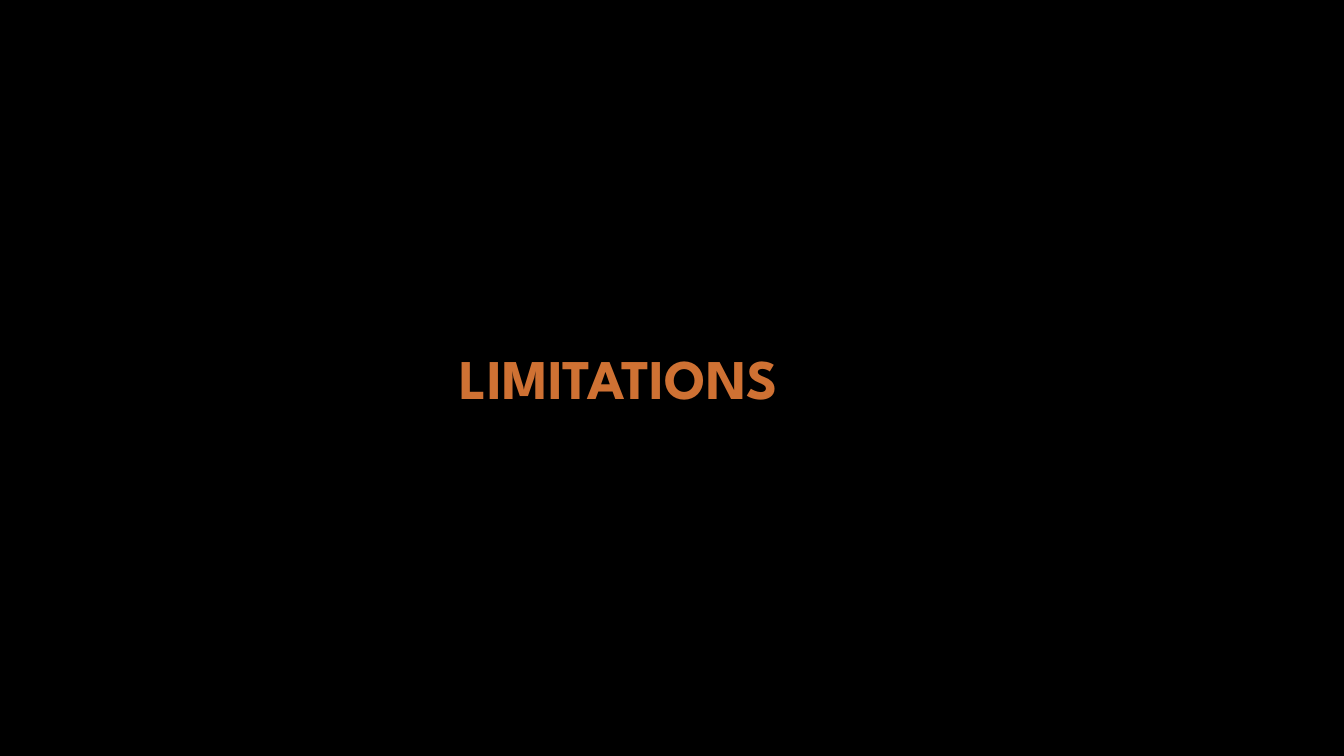
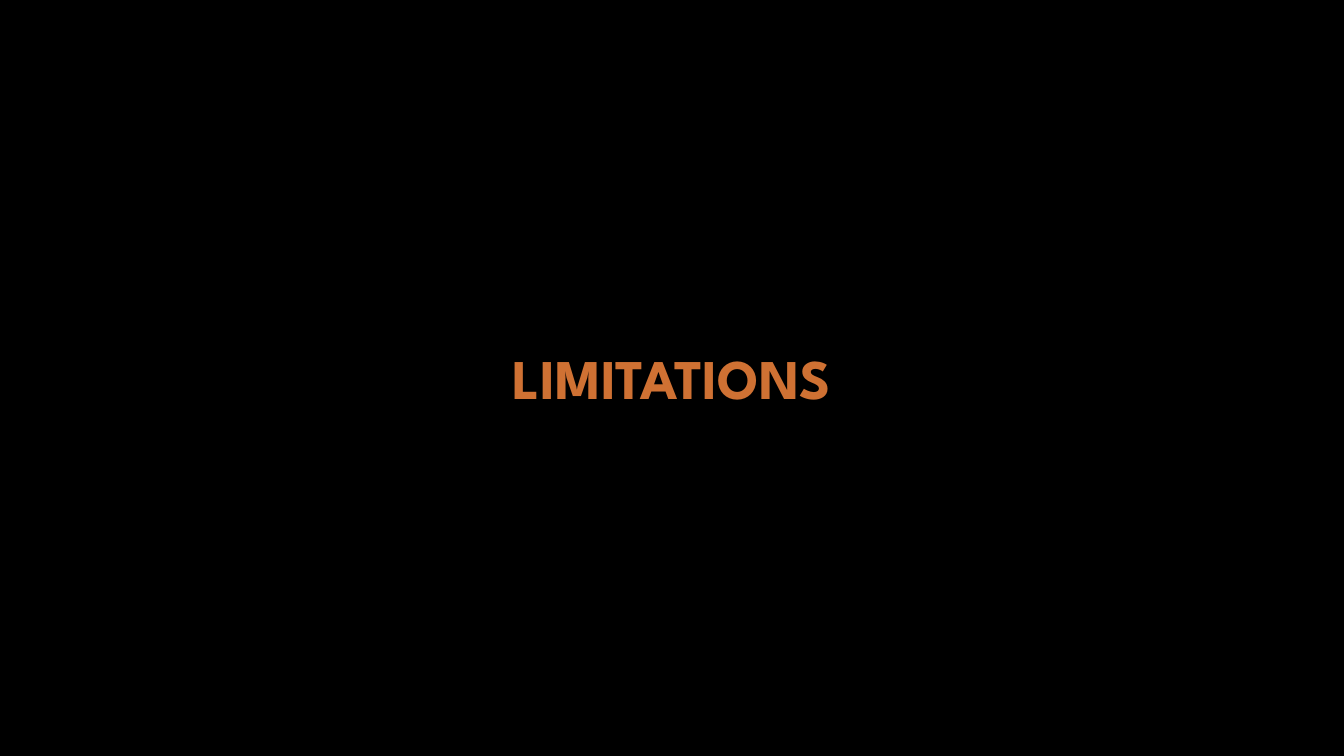
Before and after one commit to lcouedor/MakeSheet, a slide deck: slide 12 of pptx.pptx. Drawn at 1344x756 pixels with LibreOffice and Linux fonts; fonts in the diff are those of the drawing; background and template pictures are left out. Boxes give left, top, right and bottom in pixels: in the first picture for what was removed or moved away, otherwise in the second. Text is boxed around its words. In the diff, an @@ line names an element or a change of style, - is before the commit and + after.

```diff
--- a/pptx.pptx
+++ b/pptx.pptx
@@ text "LIMITATIONS": place and size @@
-text "LIMITATIONS" at (460, 361, 778, 400)
+text "LIMITATIONS" at (513, 361, 831, 400)
```
Also in this commit, not shown: 3 other slides changed, 3 other files.
